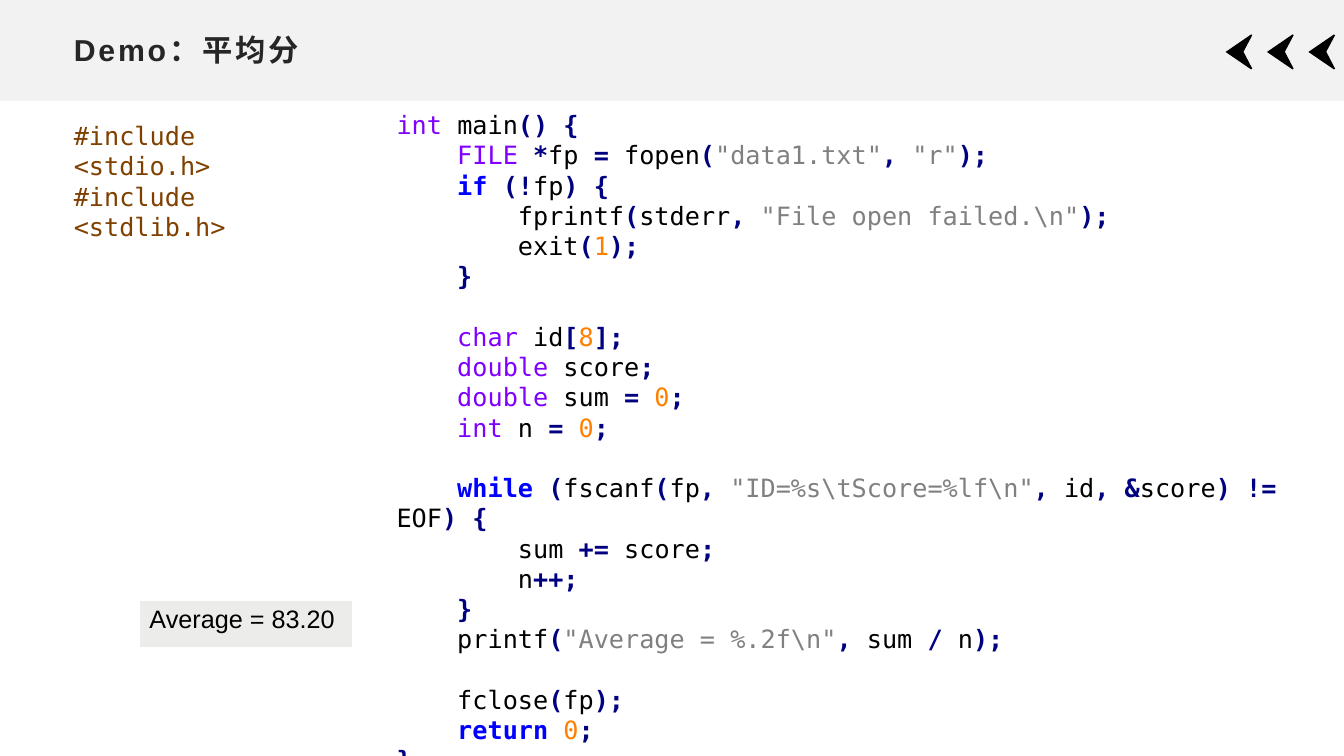
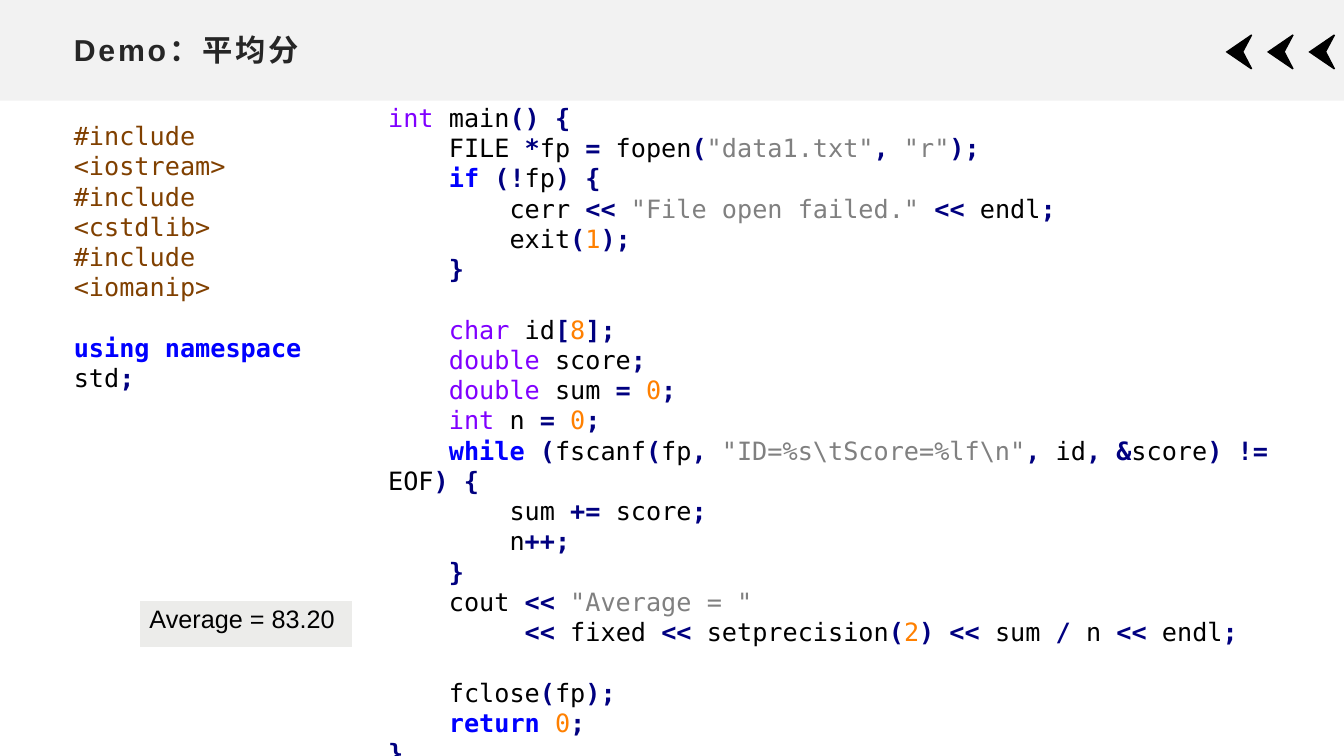
Before and after one commit to xdai02/C_Plus_Plus, a slide deck: slide 11 of slides/Chapter8.pptx. Drawn at 1344x756 pixels with LibreOffice and Linux fonts; fonts in the diff are those of the drawing. Boxes give left, top, right and bottom in pixels: in the first picture for what was removed or moved away, otherwise in the second. Text is boxed around its words. In the diff, an @@ line names an element or a change of style, - is before the commit and + after.

```diff
--- a/slides/Chapter8.pptx
+++ b/slides/Chapter8.pptx
@@ text "int main() {": place and size @@
-text "int main() {" at box(397, 115, 1231, 743)
+text "int main() {" at box(388, 108, 1238, 736)
@@ text at box(74, 125, 302, 391): text changed @@
-#include <stdio.h>
-#include <stdlib.h>
+#include <iostream>
+#include <cstdlib>
+#include <iomanip>
+using namespace std;
@@ text at box(449, 138, 980, 163): text colour #8000FF to #000000 in "FILE" @@
@@ text at box(510, 198, 1056, 223): text changed @@
-fprintf(stderr, "File open failed.\n");
+cerr << "File open failed." << endl;
@@ text at box(449, 592, 1238, 647): text changed; text colour #808080 to #000000 @@
-printf("Average = %.2f\n", sum / n);
+cout << "Average = "
+<< fixed << setprecision(2) << sum / n << endl;
```
Also in this commit, not shown: 7 other slides changed, 3 slides added, 2 other files.
